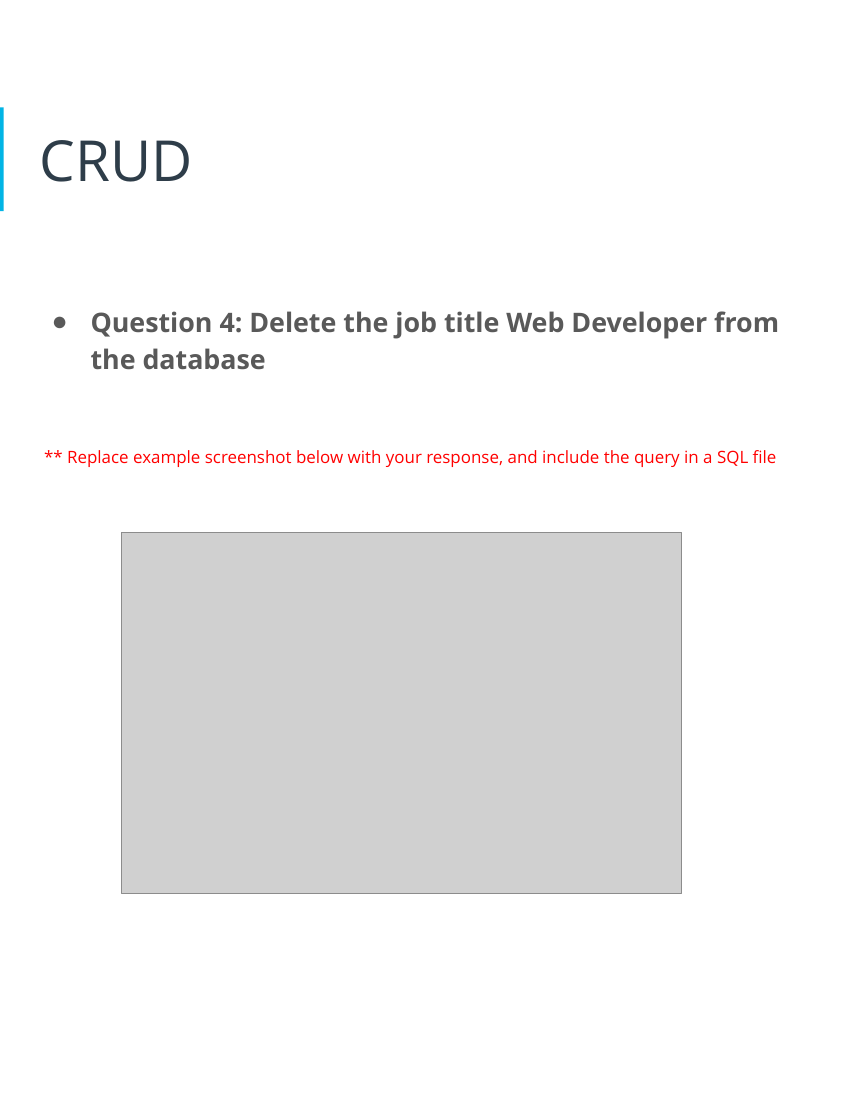
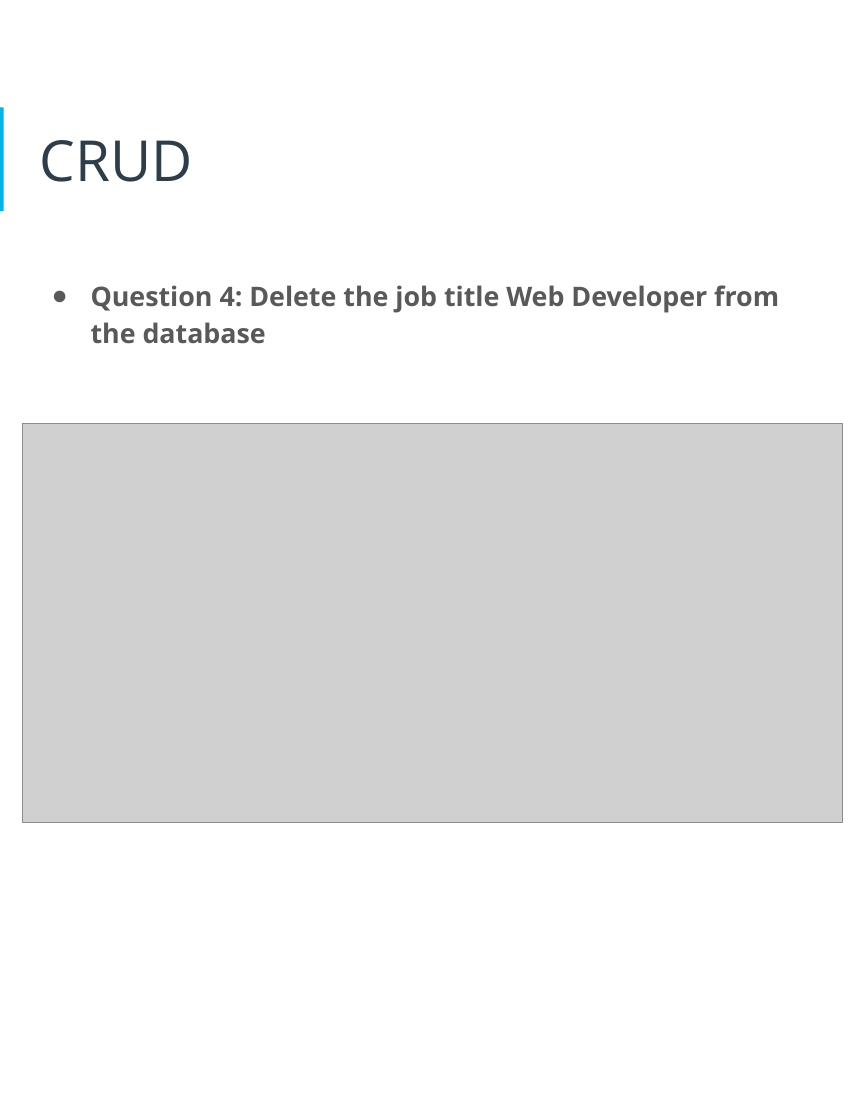
Before and after one commit to jabbala/data-architect-expert, a slide deck: slide 20 of project_1_tech_abc_hr_management/Project_report.pptx. Drawn at 865x1120 pixels with LibreOffice and Linux fonts; fonts in the diff are those of the drawing; grey boxes stand for pictures. Boxes give left, top, right and bottom in pixels: in the first picture for what was removed or moved away, otherwise in the second. Text is boxed around its words. In the diff, an @@ line names an element or a change of style, - is before the commit and + after.

```diff
--- a/project_1_tech_abc_hr_management/Project_report.pptx
+++ b/project_1_tech_abc_hr_management/Project_report.pptx
@@ text "Question 4: Delete the job ...": place and size @@
-text "Question 4: Delete the job ..." at box(67, 311, 779, 467)
+text "Question 4: Delete the job ..." at box(91, 285, 779, 344)
@@ picture added at box(22, 423, 843, 822) @@
@@ text at box(67, 450, 777, 467): paragraph removed @@
-** Replace example screenshot below with your response, and include the query in a SQL file
@@ picture removed at box(121, 532, 682, 893) @@
```
Also in this commit, not shown: 14 other slides changed, 5 other files.
